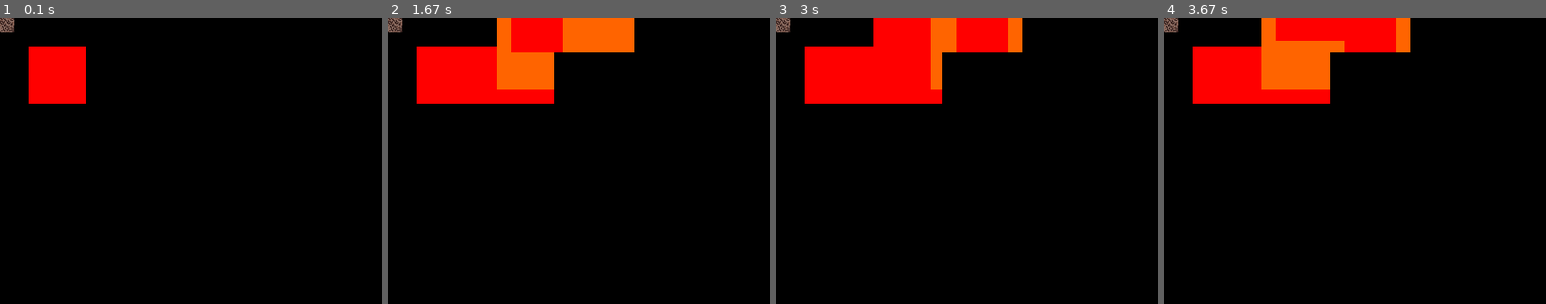
Above: before the commit, frames 1-4 (left to right).
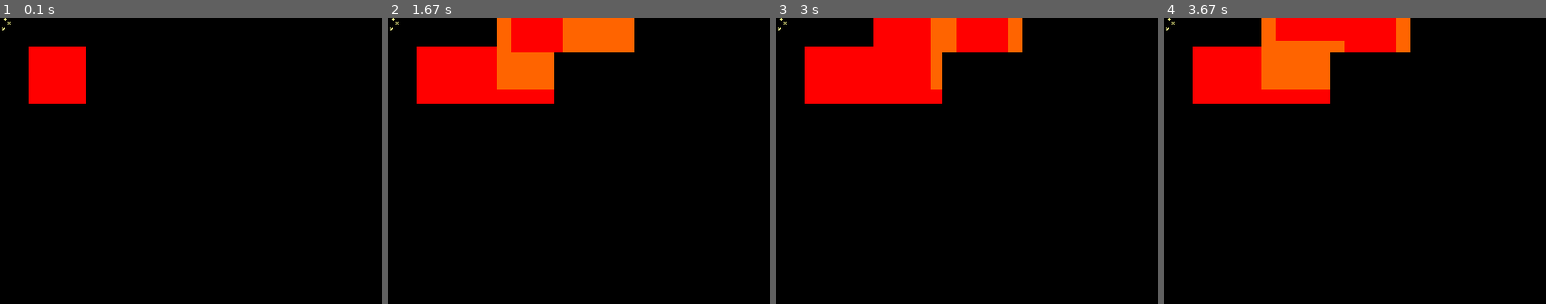
Above: after the commit, the same moments.

Repository: Daniel-002/Pygame-2d-td
Game: pygame game, started from marsgame.py
Same seed, same stepped clock (60 frames per second), same inputs: the game is played once before the commit and once after it.
Inputs:
- Up to frame 1 (0.1 s): no input
- Up to frame 2 (1.67 s): hold Right 0.33-0.8 s; hold Up 0.83-1.13 s; tap Space at 0.9, 1.23, 1.53 s; hold Right 1.17-1.63 s
- Up to frame 3 (3 s): hold Left 1.67-2.2 s; tap Space at 1.73, 2.03, 2.3 s; hold Down 2.23-2.53 s
- Up to frame 4 (3.67 s): hold Up 3-3.37 s; tap Space at 3.07, 3.47 s; hold Right from 3.4 s (still down)
The pictures show only the part of the screen within x 0-50%, y 0-50%; the shares and areas given below are measured in that part.

The runs differ from the first frame. In frame 1, 0.2% of the frame differs, in the area x 0-4%, y 0-5%; in frame 2, 0.2%; in frame 3, 0.2%; in frame 4, 0.2%.

Commit message:
map update

Diff:
--- a/marsgame.py
+++ b/marsgame.py
@@ -4,9 +4,26 @@
 
 screen = pygame.display.set_mode((800, 600))
 pygame.display.set_caption('Mars TD')
+display = pygame.image
 
 astronaut = pygame.image.load('astronaut/astronaut-frame1.png')
-background = pygame.image.load('pixil-layer-Background.png')
+background = pygame.image.load('background-stars.png')
+dirt = pygame.image.load('pixil-layer-Background.png')
+
+gameMap = [['0', '0', '0', '0', '0', '0', '0', '0', '0', '0', '0', '0', '0', '0', '0', '0'],
+           ['0', '0', '0', '0', '0', '0', '0', '0', '0', '0', '0', '0', '0', '0', '0', '0'],
+           ['0', '0', '0', '0', '0', '0', '0', '0', '0', '0', '0', '0', '0', '0', '0', '0'],
+           ['0', '0', '0', '0', '0', '0', '0', '0', '0', '0', '0', '0', '0', '0', '0', '0'],
+           ['0', '0', '0', '0', '0', '0', '0', '0', '0', '0', '0', '0', '0', '0', '0', '0'],
+           ['0', '0', '0', '0', '0', '0', '0', '0', '0', '0', '0', '0', '0', '0', '0', '0'],
+           ['0', '0', '0', '0', '0', '0', '0', '0', '0', '0', '0', '0', '0', '0', '0', '0'],
+           ['1', '1', '1', '1', '1', '1', '1', '1', '1', '1', '1', '1', '1', '1', '1', '1'],
+           ['1', '1', '1', '1', '1', '1', '1', '1', '1', '1', '1', '1', '1', '1', '1', '1'],
+           ['1', '1', '1', '1', '1', '1', '1', '1', '1', '1', '1', '1', '1', '1', '1', '1'],
+           ['1', '1', '1', '1', '1', '1', '1', '1', '1', '1', '1', '1', '1', '1', '1', '1'],
+           ['1', '1', '1', '1', '1', '1', '1', '1', '1', '1', '1', '1', '1', '1', '1', '1'],
+           ]
+
 done = False
 is_blue = True
 x = 30
Renamed: pixil-layer-Background (1).png -> background-stars.png
